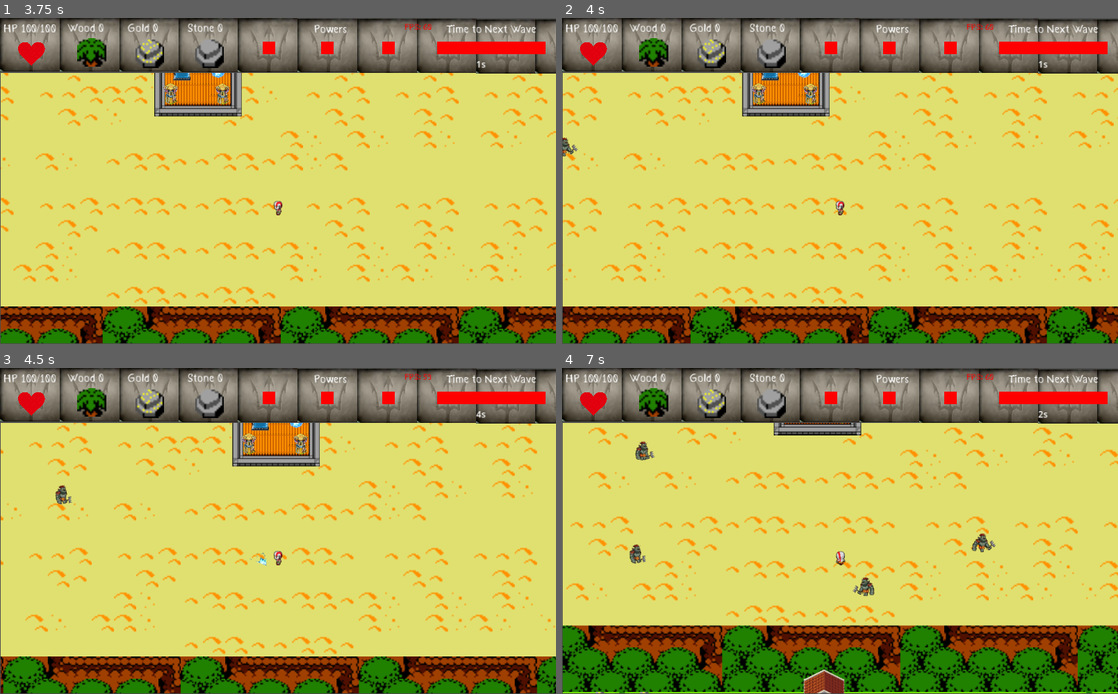
Above: before the commit, frames 1-4 (two rows, left to right).
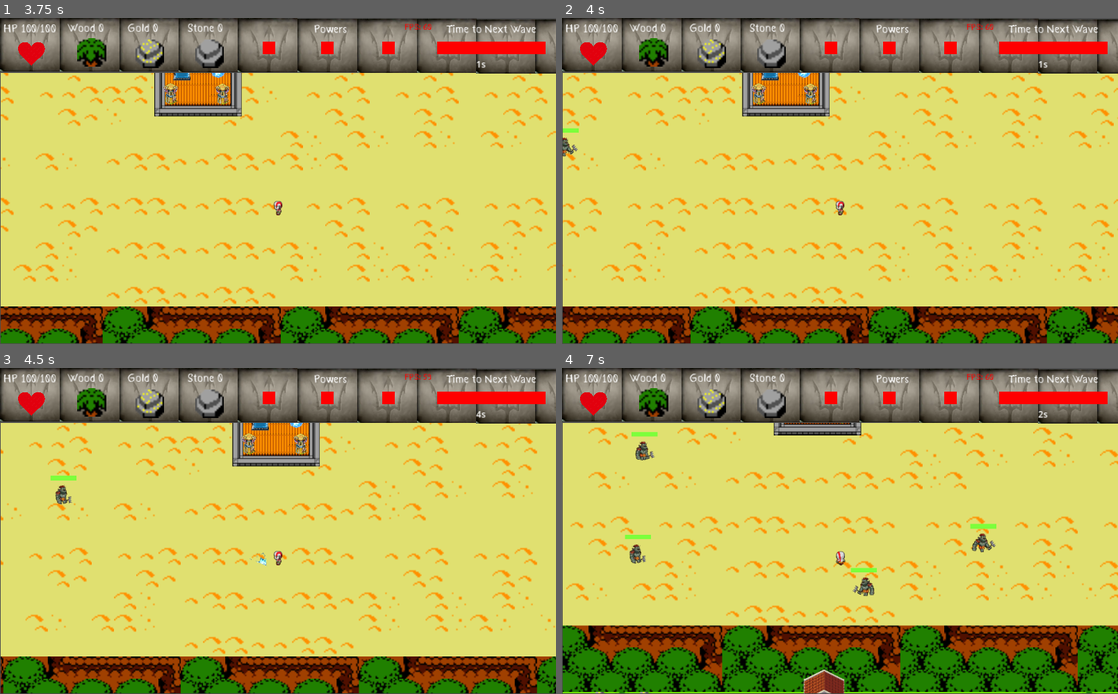
Above: after the commit, the same moments.

Repository: Christian2019/ProjetoAtenas
Game: Godot game, scene res://Scenes/MainScenes/Game_ViewPort.tscn
Two runs of this game, one before a commit and one after it. Both use one fixed random seed, a clock stepped at 60 frames per second and the inputs below. Sound files missing from this copy of the repository are replaced by a short silence.
Inputs:
- Up to frame 1 (3.75 s): tap Enter at 0.5 s; hold Right (Move_Right) 0.53-1.28 s; hold Q (Attack1) 0.53-1.28 s; hold Down (Move_Down) 1.28-2.03 s; tap W (Attack2) at 1.35 s; hold Right (Move_Right) 2.03-2.78 s; tap R (Dash) at 2.1 s; hold Up (Move_Up) 2.78-3.53 s; tap E (Turret) at 2.85 s; hold Left (Move_Left) from 3.53 s (still down); tap T (Ultimate) at 3.6 s
- Up to frame 2 (4 s): keep holding Left (Move_Left)
- Up to frame 3 (4.5 s): keep holding Left (Move_Left); tap Q (Attack1) at 4.35 s
- Up to frame 4 (7 s): release Left (Move_Left) at 5.03 s; hold Down (Move_Down) 5.03-5.78 s; tap W (Attack2) at 5.1 s; hold Right (Move_Right) 5.78-6.53 s; tap R (Dash) at 5.85 s; hold Up (Move_Up) from 6.53 s (still down); tap E (Turret) at 6.6 s

Frame 1 is identical in both runs. In frame 2, less than 0.1% of the frame differs, in the area x 0-3%, y 33-36%; in frame 3, less than 0.1%; in frame 4, 0.3%, in the area x 11-79%, y 19-63%.

Commit message:
hpbar enemies

Diff:
--- a/Scenes/Game/Enemies/Minotaur.tscn
+++ b/Scenes/Game/Enemies/Minotaur.tscn
@@ -118,6 +118,8 @@
 [sub_resource type="RectangleShape2D" id="RectangleShape2D_pmar3"]
 size = Vector2(76, 70)
 
+[sub_resource type="Theme" id="Theme_teygp"]
+
 [node name="Minotaur" type="Node2D"]
 script = ExtResource("1_ldkc1")
 
@@ -130,5 +132,23 @@
 [node name="CollisionShape2D" type="CollisionShape2D" parent="Area2D"]
 shape = SubResource("RectangleShape2D_pmar3")
 
+[node name="HPBar" type="Node2D" parent="."]
+
+[node name="Red" type="ColorRect" parent="HPBar"]
+modulate = Color(1, 0.231373, 0.231373, 1)
+offset_left = -38.0
+offset_top = -47.0
+offset_right = 37.0
+offset_bottom = -34.0
+theme = SubResource("Theme_teygp")
+
+[node name="Green" type="ColorRect" parent="HPBar"]
+modulate = Color(0.486275, 1, 0.231373, 1)
+offset_left = -38.0
+offset_top = -47.0
+offset_right = 37.0
+offset_bottom = -34.0
+theme = SubResource("Theme_teygp")
+
 [connection signal="area_entered" from="Area2D" to="." method="_on_area_2d_area_entered"]
 [connection signal="area_exited" from="Area2D" to="." method="_on_area_2d_area_exited"]
--- a/Scripts/Minotaur.gd
+++ b/Scripts/Minotaur.gd
@@ -1,19 +1,29 @@
 extends "res://Scripts/Enemy.gd"
 
-var hp = 3
+var maxHp=30
+var hp = maxHp
+
+var maxHpBarWidth
+var hpBarWidth = maxHpBarWidth
+
 var speed = 1
 var isMoving=true
 
 var playerInside=false
 var centerPointInside=false
 
+
+
 func _ready():
 	super._ready()
 	$AnimatedSprite2D.play("Walking")
+	maxHpBarWidth=$HPBar/Red.size.x
+
 
 func _process(_delta):
 	super._process(_delta)
 	if (hp<=0):
+		hp=0
 		die()
 		return
 
@@ -23,7 +33,11 @@
 		isMoving=false
 		if ($AnimatedSprite2D.animation!= "Attacking"):
 			$AnimatedSprite2D.animation= "Attacking"
+	hpBarController()
 
+func hpBarController():
+	hpBarWidth=maxHpBarWidth*hp/maxHp
+	$HPBar/Green.size.x=hpBarWidth
 
 func die():
 	#Animacao de morte
Not shown: 1 places in Scenes/Game/Enemies/Minotaur.tscn that only renumber resources
